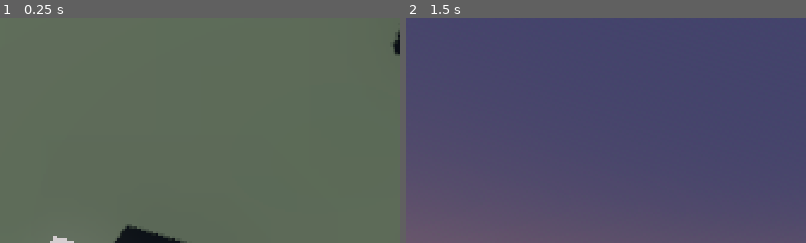
Above: before the commit, frames 1-2 (left to right).
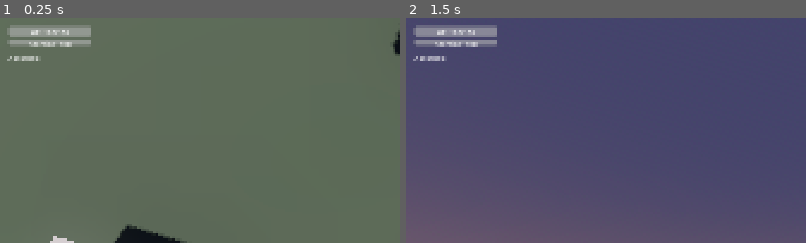
Above: after the commit, the same moments.

Repository: ztrenggono/the-fallen-one
Game: Godot game, scene res://scenes/worlds/test_level.tscn
Two runs of this game, one before a commit and one after it. Both use one fixed random seed, a clock stepped at 60 frames per second and the inputs below.
Inputs (mouse positions are % of the whole screen's width and height, from its top left):
- Up to frame 1 (0.25 s): no input
- Up to frame 2 (1.5 s): tap Enter at 0.5 s; move the mouse to (55, 50) at 0.52 s; hold W (move_forward) from 0.53 s (still down); click (55, 50) at 0.6 s; tap Shift (jump) at 0.77 s; tap Space at 1.25 s; move the mouse to (45, 50) at 1.27 s; click (45, 50) at 1.35 s
The pictures show only the part of the screen within x 0-50%, y 0-50%; the shares and areas given below are measured in that part.

The runs differ from the first frame. In frame 1, 1.8% of the frame differs, in the area x 1-23%, y 3-20%; in frame 2, 1.9%.

Commit message:
Add player UI with health, stamina, and absorb display
UI Components:
- Health bar with HP display
- Stamina bar with regen display
- Absorb container for collected abilities
- Crosshair for aiming

Player Updates:
- Health and stamina system with signals
- Player group for UI to find
- take_damage and heal functions
- Stamina regeneration

Features:
- UI auto-connects to player signals
- Absorbed abilities show as icons
- Tooltips for ability info

Diff:
--- /dev/null
+++ b/scenes/ui/player_ui.tscn
@@ -0,0 +1,96 @@
+[gd_scene load_steps=2 format=3 uid="uid://player_ui"]
+
+[ext_resource type="Script" path="res://scripts/ui/player_ui.gd" id="1_ui"]
+
+[node name="PlayerUI" type="Control"]
+layout_mode = 3
+anchors_preset = 15
+anchor_right = 1.0
+anchor_bottom = 1.0
+grow_horizontal = 2
+grow_vertical = 2
+script = ExtResource("1_ui")
+
+[node name="HealthBar" type="ProgressBar" parent="."]
+custom_minimum_size = Vector2(200, 24)
+offset_left = 20.0
+offset_top = 20.0
+offset_right = 220.0
+offset_bottom = 44.0
+value = 100.0
+show_percentage = false
+
+[node name="HealthLabel" type="Label" parent="HealthBar"]
+layout_mode = 0
+offset_left = 8.0
+offset_top = 4.0
+offset_right = 192.0
+offset_bottom = 20.0
+text = "HP: 100/100"
+horizontal_alignment = 1
+
+[node name="StaminaBar" type="ProgressBar" parent="."]
+custom_minimum_size = Vector2(200, 16)
+offset_left = 20.0
+offset_top = 50.0
+offset_right = 220.0
+offset_bottom = 66.0
+value = 100.0
+show_percentage = false
+
+[node name="StaminaLabel" type="Label" parent="StaminaBar"]
+layout_mode = 0
+offset_left = 8.0
+offset_top = 1.0
+offset_right = 192.0
+offset_bottom = 15.0
+text = "Stamina"
+horizontal_alignment = 1
+
+[node name="AbsorbContainer" type="HBoxContainer" parent="."]
+offset_left = 20.0
+offset_top = 80.0
+offset_right = 220.0
+offset_bottom = 112.0
+
+[node name="Label" type="Label" parent="AbsorbContainer"]
+layout_mode = 2
+text = "Absorbed: "
+
+[node name="Crosshair" type="Control" parent="."]
+layout_mode = 1
+anchors_preset = 8
+anchor_left = 0.5
+anchor_top = 0.5
+anchor_right = 0.5
+anchor_bottom = 0.5
+offset_left = -4.0
+offset_top = -4.0
+offset_right = 4.0
+offset_bottom = 4.0
+grow_horizontal = 2
+grow_vertical = 2
+
+[node name="Dot" type="Panel" parent="Crosshair"]
+layout_mode = 1
+anchors_preset = 8
+anchor_left = 0.5
+anchor_top = 0.5
+anchor_right = 0.5
+anchor_bottom = 0.5
+offset_left = -2.0
+offset_top = -2.0
+offset_right = 2.0
+offset_bottom = 2.0
+grow_horizontal = 2
+grow_vertical = 2
+
+[node name="DamageNumber" type="Label" parent="."]
+visible = false
+offset_left = 100.0
+offset_top = 100.0
+offset_right = 150.0
+offset_bottom = 120.0
+theme_override_font_sizes/font_size = 20
+text = "-10"
+horizontal_alignment = 1
--- a/scenes/worlds/test_level.tscn
+++ b/scenes/worlds/test_level.tscn
@@ -1,9 +1,10 @@
-[gd_scene load_steps=8 format=3 uid="uid://test_level"]
+[gd_scene load_steps=9 format=3 uid="uid://test_level"]
 
 [ext_resource type="Script" path="res://scenes/worlds/main.gd" id="1_main"]
 [ext_resource type="PackedScene" uid="uid://player_scene" path="res://scenes/player/player.tscn" id="2_player"]
 [ext_resource type="PackedScene" uid="uid://enemy_scene" path="res://scenes/enemies/enemy.tscn" id="3_enemy"]
 [ext_resource type="Environment" uid="uid://game_environment" path="res://resources/environment/game_environment.tres" id="4_environment"]
+[ext_resource type="PackedScene" uid="uid://player_ui" path="res://scenes/ui/player_ui.tscn" id="5_ui"]
 
 [sub_resource type="BoxShape3D" id="BoxShape3D_ground"]
 size = Vector3(100, 1, 100)
@@ -89,3 +90,5 @@
 [node name="Enemy3" parent="Entities" instance=ExtResource("3_enemy")]
 transform = Transform3D(1, 0, 0, 0, 1, 0, 0, 0, 1, 0, 1.5, -10)
 absorb_ability = null
+
+[node name="UI" parent="." instance=ExtResource("5_ui")]
--- a/scripts/player/player_controller.gd
+++ b/scripts/player/player_controller.gd
@@ -1,11 +1,20 @@
 extends CharacterBody3D
 class_name Player
 
+@export var max_health: int = 100
+@export var max_stamina: float = 100.0
+@export var stamina_regen: float = 20.0
 @export var move_speed: float = 5.0
 @export var sprint_speed: float = 8.0
 @export var jump_velocity: float = 4.5
 
+var current_health: int
+var current_stamina: float
 var gravity: float = ProjectSettings.get_setting("physics/3d/default_gravity")
+
+signal health_changed(current: int, maximum: int)
+signal stamina_changed(current: float, maximum: float)
+signal player_died
 
 @onready var camera_pivot: Node3D = $CameraPivot
 @onready var camera: Camera3D = $CameraPivot/Camera3D
@@ -13,8 +22,43 @@
 @onready var hurtbox: Area3D = $Hurtbox
 @onready var state_machine: Node = $StateMachine
 
-func _physics_process(_delta: float) -> void:
+func _ready() -> void:
+    current_health = max_health
+    current_stamina = max_stamina
+    add_to_group("player")
+
+func _physics_process(delta: float) -> void:
+    _regenerate_stamina(delta)
     move_and_slide()
+
+func _regenerate_stamina(delta: float) -> void:
+    if current_stamina < max_stamina:
+        current_stamina = min(current_stamina + stamina_regen * delta, max_stamina)
+        stamina_changed.emit(current_stamina, max_stamina)
+
+func use_stamina(amount: float) -> bool:
+    if current_stamina < amount:
+        return false
+    current_stamina -= amount
+    stamina_changed.emit(current_stamina, max_stamina)
+    return true
+
+func take_damage(amount: int) -> void:
+    current_health -= amount
+    health_changed.emit(current_health, max_health)
+
+    if current_health <= 0:
+        die()
+    else:
+        print("Player took %d damage, HP: %d/%d" % [amount, current_health, max_health])
+
+func heal(amount: int) -> void:
+    current_health = min(current_health + amount, max_health)
+    health_changed.emit(current_health, max_health)
+
+func die() -> void:
+    player_died.emit()
+    print("Player died")
 
 func _rotate_toward_movement(direction: Vector3, delta: float) -> void:
     var target_rotation: float = atan2(direction.x, direction.z)
--- /dev/null
+++ b/scripts/ui/player_ui.gd
@@ -0,0 +1,76 @@
+extends Control
+class_name PlayerUI
+
+@onready var health_bar: ProgressBar = $HealthBar
+@onready var health_label: Label = $HealthBar/HealthLabel
+@onready var stamina_bar: ProgressBar = $StaminaBar
+@onready var stamina_label: Label = $StaminaBar/StaminaLabel
+@onready var absorb_container: HBoxContainer = $AbsorbContainer
+
+var player: Player
+
+func _ready() -> void:
+    await get_tree().process_frame
+    _find_player()
+
+func _find_player() -> void:
+    var players: Array[Node] = get_tree().get_nodes_in_group("player")
+    if players.size() > 0:
+        player = players[0] as Player
+        _connect_signals()
+        _init_bars()
+
+func _connect_signals() -> void:
+    if player:
+        player.health_changed.connect(_on_health_changed)
+        player.stamina_changed.connect(_on_stamina_changed)
+
+        if player.has_node("AbsorbManager"):
+            var absorb_manager: AbsorbManager = player.get_node("AbsorbManager")
+            absorb_manager.ability_absorbed.connect(_on_ability_absorbed)
+
+func _init_bars() -> void:
+    if player:
+        _on_health_changed(player.current_health, player.max_health)
+        _on_stamina_changed(player.current_stamina, player.max_stamina)
+
+func _on_health_changed(current: int, maximum: int) -> void:
+    if health_bar:
+        health_bar.max_value = maximum
+        health_bar.value = current
+
+    if health_label:
+        health_label.text = "HP: %d/%d" % [current, maximum]
+
+func _on_stamina_changed(current: float, maximum: float) -> void:
+    if stamina_bar:
+        stamina_bar.max_value = maximum
+        stamina_bar.value = current
+
+    if stamina_label:
+        stamina_label.text = "Stamina: %d" % [int(current)]
+
+func _on_ability_absorbed(ability: AbilityData) -> void:
+    _add_absorb_icon(ability)
+
+func _add_absorb_icon(ability: AbilityData) -> void:
+    if not absorb_container:
+        return
+
+    var icon: TextureRect = TextureRect.new()
+    icon.custom_minimum_size = Vector2(32, 32)
+    icon.stretch_mode = TextureRect.STRETCH_KEEP_ASPECT_CENTERED
+
+    if ability.icon:
+        icon.texture = ability.icon
+    else:
+        icon.modulate = Color(0.5, 0.5, 0.5)
+
+    var panel: Panel = Panel.new()
+    panel.custom_minimum_size = Vector2(36, 36)
+    icon.position = Vector2(2, 2)
+    panel.add_child(icon)
+
+    panel.tooltip_text = "%s\n%s" % [ability.ability_name, ability.description]
+
+    absorb_container.add_child(panel)
--- /dev/null
+++ b/scripts/ui/tooltip_label.gd
@@ -0,0 +1,15 @@
+extends Label
+class_name TooltipLabel
+
+func _ready() -> void:
+    mouse_filter = Control.MOUSE_FILTER_PASS
+    mouse_default_cursor_shape = Control.CURSOR_HELP
+
+func _make_custom_tooltip(for_text: String) -> Object:
+    var label: Label = Label.new()
+    label.text = for_text
+    label.add_theme_font_size_override("font_size", 14)
+    label.add_theme_color_override("font_color", Color.WHITE)
+    label.add_theme_color_override("font_outline_color", Color.BLACK)
+    label.add_theme_constant_override("outline_size", 2)
+    return label
